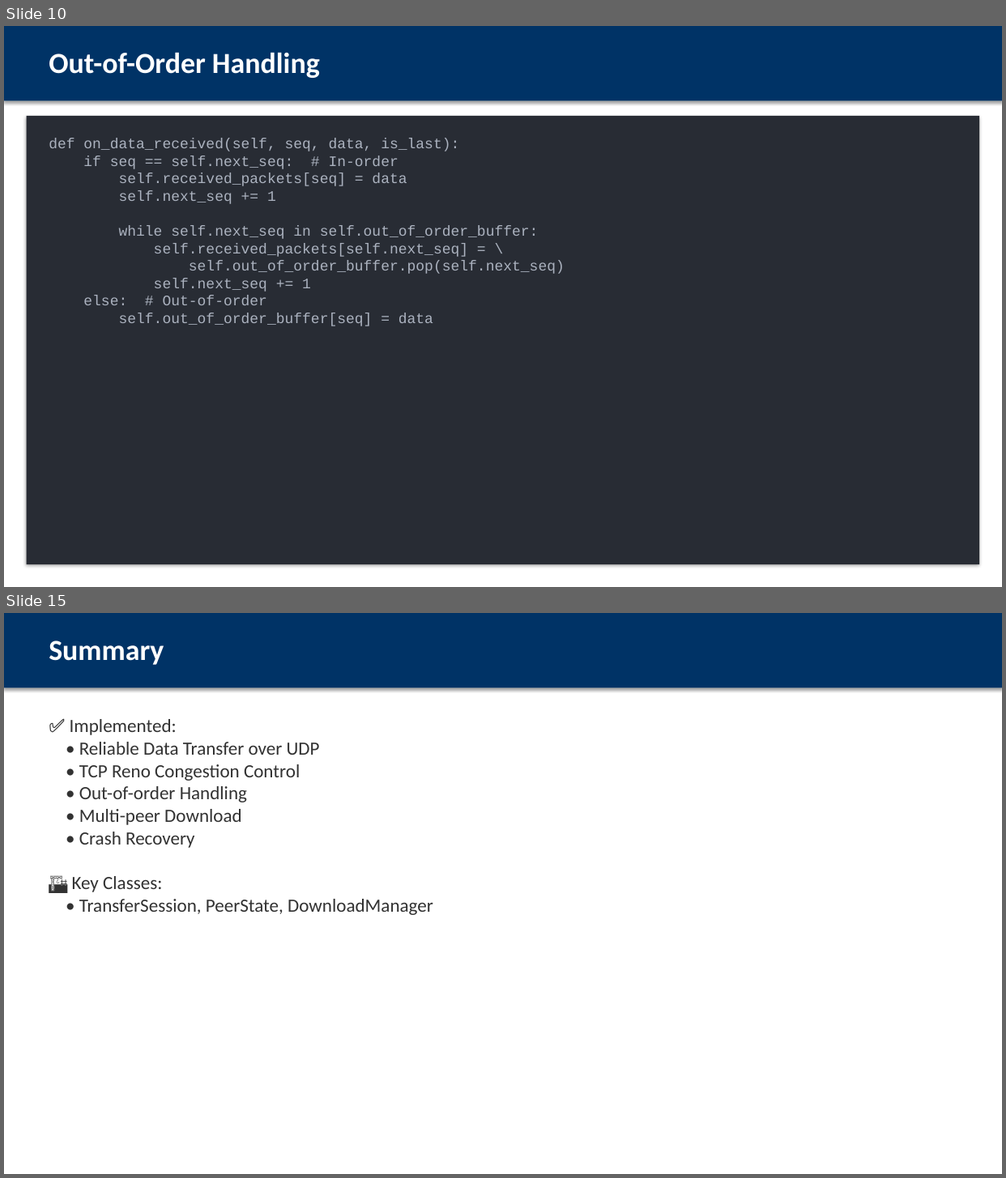
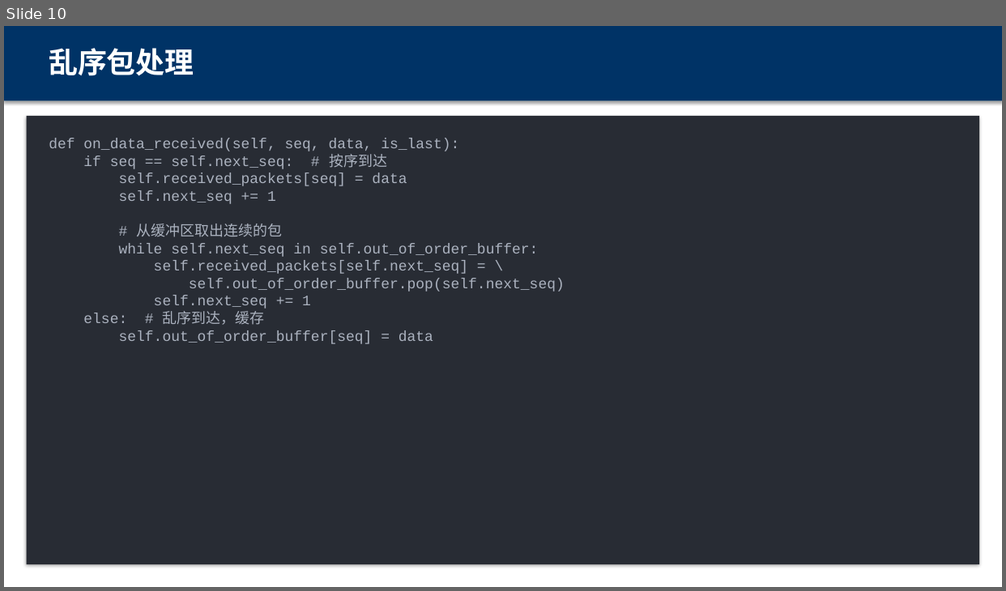
Before and after one commit to wuzhi456/cn_proj, a slide deck: presentation.pptx. Shown one above the other, each under a label of ours: slides 10 and 15 before the commit, slide 10 after it; the slides between them are not shown. The pictures are 1006x1178 and 1006x591 pixels, drawn with LibreOffice and Linux fonts; fonts in the diff are those of the drawing. Boxes give left, top, right and bottom in pixels: in the first picture for what was removed or moved away, otherwise in the second. Text is boxed around its words. In the diff, an @@ line names an element or a change of style, - is before the commit and + after.

```diff
--- a/presentation.pptx
+++ b/presentation.pptx
@@ slide 15 removed at [4,613,1002,1174], background #FFFFFF @@
@@ rectangle removed at [4,613,1002,688] @@
@@ text removed at [49,641,164,665] @@
-Summary
@@ text removed at [70,719,433,915] @@
-✅ Implemented:
-• Reliable Data Transfer over UDP
-• TCP Reno Congestion Control
-• Out-of-order Handling
-• Multi-peer Download
-• Crash Recovery
-🏗️ Key Classes:
-• TransferSession, PeerState, DownloadManager
@@ slide 10 changed as well @@
@@ text at [49,48,194,76]: text changed @@
-Out-of-Order Handling
+乱序包处理
@@ text at [83,154,387,169]: text changed @@
-if seq == self.next_seq: # In-order
+if seq == self.next_seq: # 按序到达
@@ text at [136,224,282,237]: paragraph added @@
+# 从缓冲区取出连续的包
@@ text at [83,311,265,325]: text changed @@
-else: # Out-of-order
+else: # 乱序到达，缓存
```
Also in this commit, not shown: 10 other slides changed, 5 slides added, 4 other slides removed.
